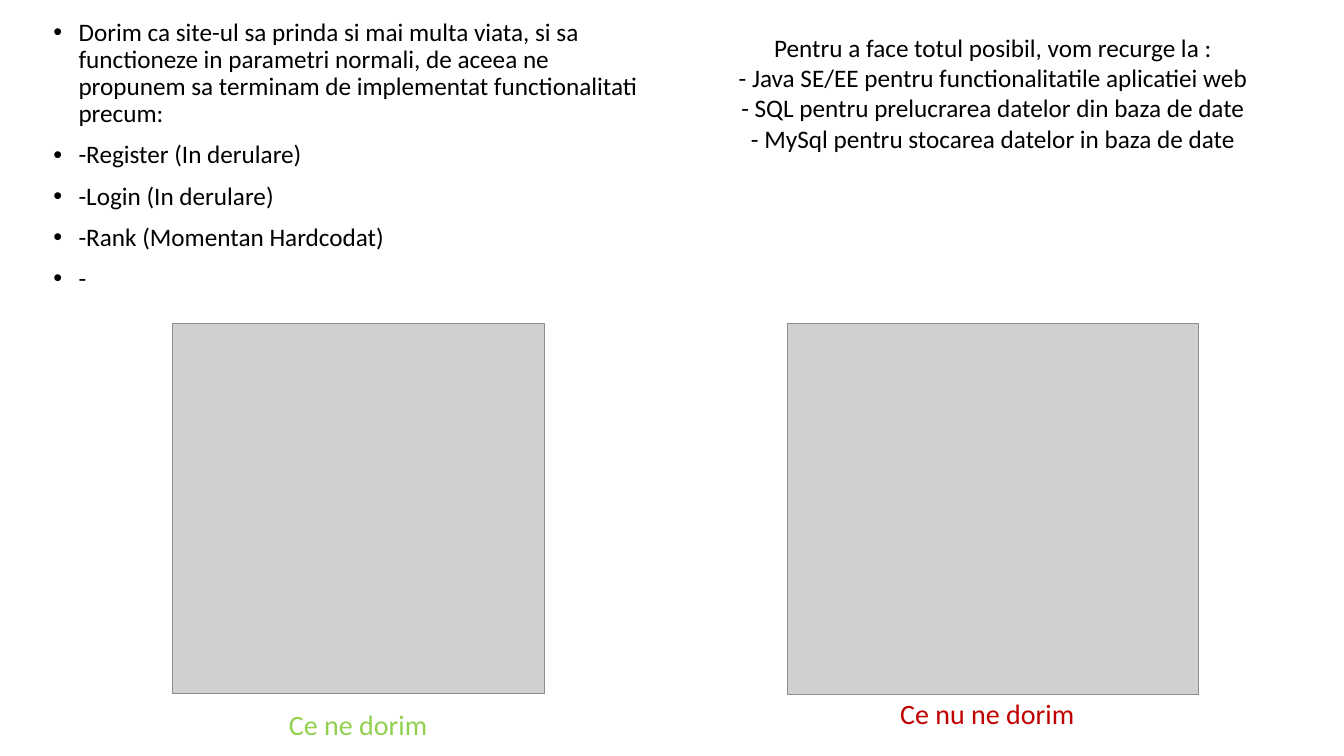
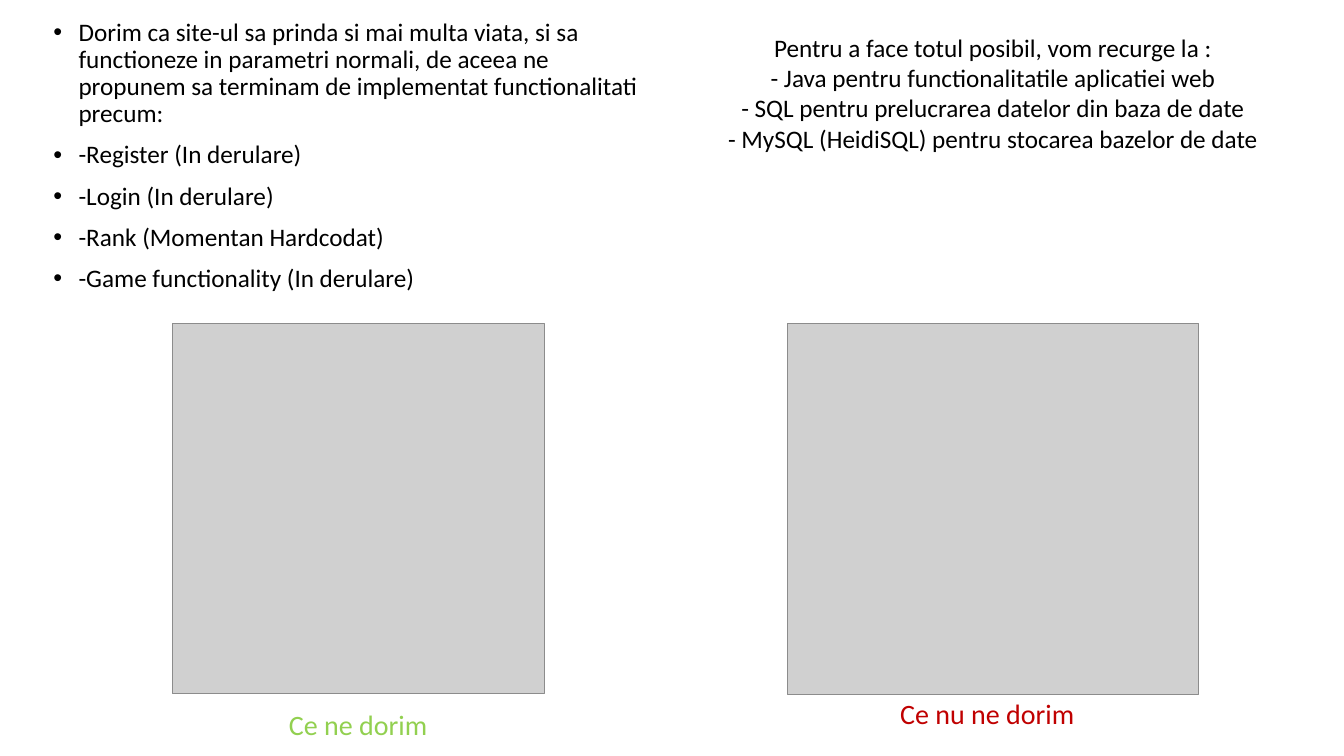
Before and after one commit to Cati96/TW_MuCr, a slide deck: slide 8 of Prezentari/PrezentareS11.pptx. Drawn at 1344x756 pixels with LibreOffice and Linux fonts; fonts in the diff are those of the drawing; grey boxes stand for pictures. Boxes give left, top, right and bottom in pixels: in the first picture for what was removed or moved away, otherwise in the second. Text is boxed around its words. In the diff, an @@ line names an element or a change of style, - is before the commit and + after.

```diff
--- a/Prezentari/PrezentareS11.pptx
+++ b/Prezentari/PrezentareS11.pptx
@@ text at [784, 69, 1215, 91]: text changed @@
-- Java SE/EE pentru functionalitatile aplicatiei web
+- Java pentru functionalitatile aplicatiei web
@@ text at [741, 129, 1257, 152]: text changed @@
-- MySql pentru stocarea datelor in baza de date
+- MySQL (HeidiSQL) pentru stocarea bazelor de date
@@ text at [79, 268, 414, 291]: text changed @@
-• -
+• -Game functionality (In derulare)
```
Also in this commit, not shown: 2 other slides changed, 1 slide added, 1 slide removed.
